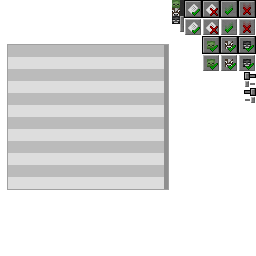
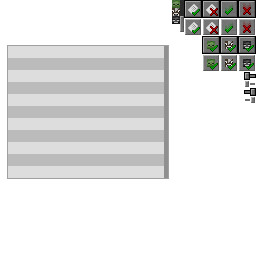
Two versions of the same layered image (256px x 256px). Layer-by-layer changes:
painted on "target_layout" over [7, 44, 169, 190]
